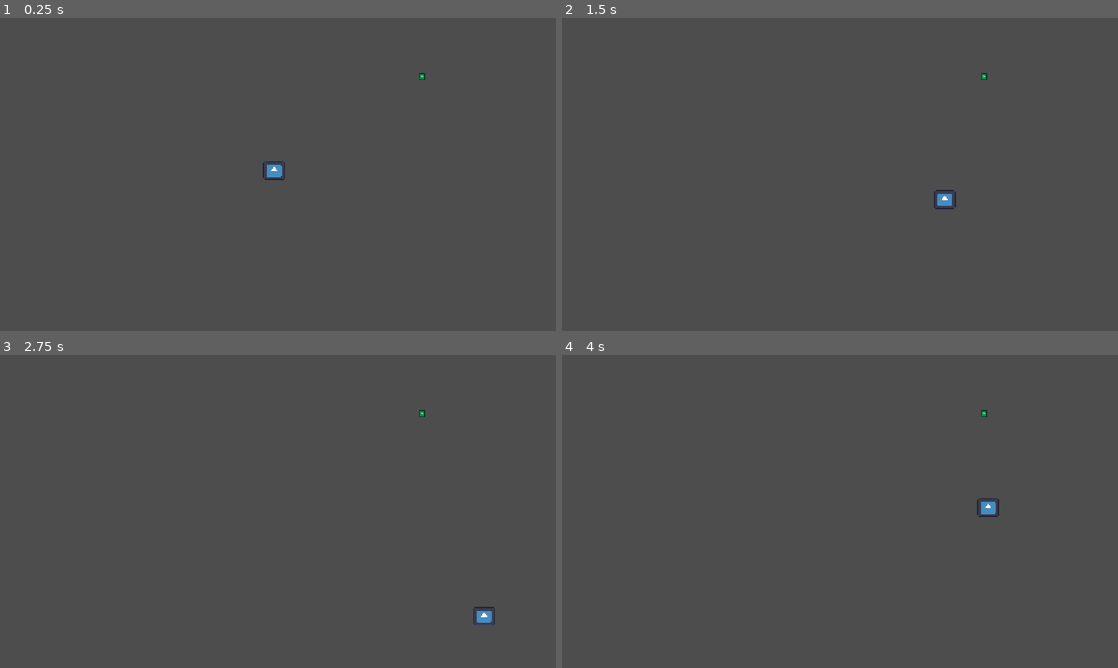
Above: before the commit, frames 1-4 (two rows, left to right).
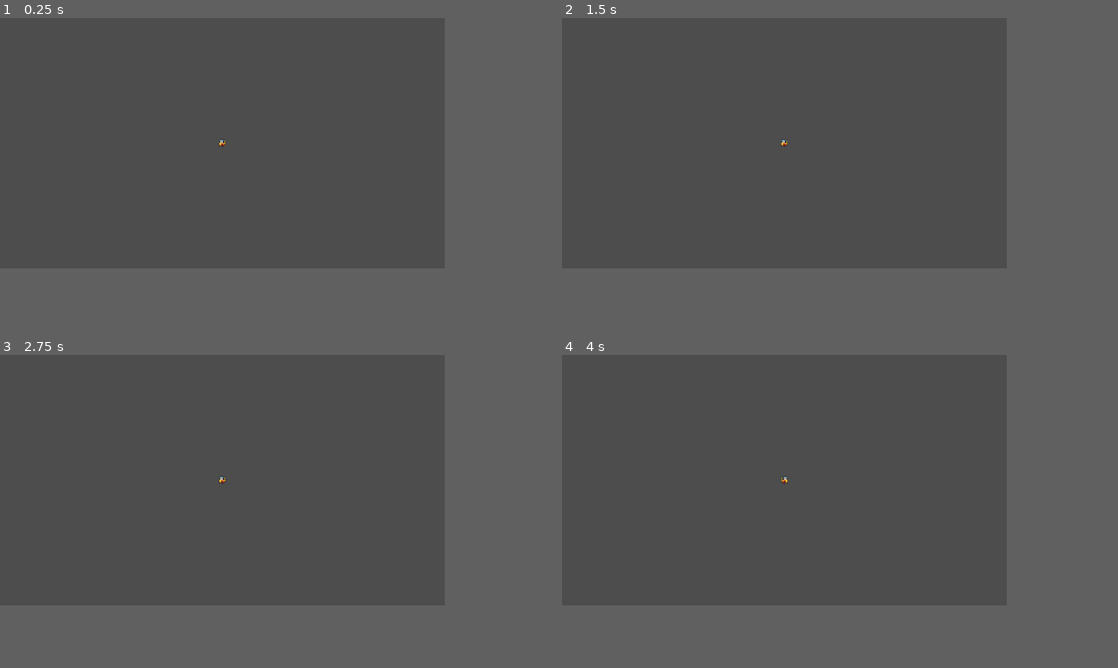
Above: after the commit, the same moments.

Repository: DevLucasOnly/DevLucasOnly-SurviveGD-Prototipo-de-Sobrevivencia-2D
Game: Godot game, scene res://scenes/world.tscn
Two runs of this game, one before a commit and one after it. Both use one fixed random seed, a clock stepped at 60 frames per second and the inputs below. The engine's default icon, where the game draws it, is replaced by a stand-in: a white triangle on a blue panel in a dark square.
Inputs:
- Up to frame 1 (0.25 s): no input
- Up to frame 2 (1.5 s): tap Enter at 0.5 s; hold D (move_right) 0.53-1.28 s; hold S (move_down) from 1.28 s (still down)
- Up to frame 3 (2.75 s): release S (move_down) at 2.03 s; hold D (move_right) from 2.03 s (still down)
- Up to frame 4 (4 s): release D (move_right) at 2.78 s; hold W (move_up) 2.78-3.53 s; hold A (move_left) from 3.53 s (still down)
In our replay, the window is 800x450 before the commit and 640x360 after it. These sizes can differ from the game's own. Grey fills any space a smaller window leaves; there, only what the larger window draws over its background counts as a difference.

The runs differ from the first frame. In frame 1, 0.2% of the frame differs, in the area x 39-77%, y 17-52%; in frame 2, 0.2%, in the area x 39-77%, y 17-62%; in frame 3, 0.2%; in frame 4, 0.2%.

Commit message:
Adicionei animação ao movimento e a camera acompanha o personagem

Diff:
--- a/project.godot
+++ b/project.godot
@@ -17,6 +17,8 @@
 
 [display]
 
+window/size/viewport_width=640
+window/size/viewport_height=360
 window/stretch/mode="canvas_items"
 window/stretch/aspect="expand"
 
--- a/scenes/Player.tscn
+++ b/scenes/Player.tscn
@@ -1,17 +1,64 @@
 [gd_scene format=3 uid="uid://k4l4cem25ra1"]
 
-[ext_resource type="Texture2D" uid="uid://c3n21xv1tocil" path="res://icon.svg" id="1_hm63v"]
 [ext_resource type="Script" uid="uid://c7m4o7cacraer" path="res://scripts/player.gd" id="1_i0ldb"]
+[ext_resource type="Texture2D" uid="uid://bab2fcpovf307" path="res://assets/Basic Asset Pack V2/Basic Humanoid II Animations/Elf Lord/ElfLord.png" id="2_v6fml"]
 
-[sub_resource type="RectangleShape2D" id="RectangleShape2D_snp6e"]
-size = Vector2(42, 36.5)
+[sub_resource type="CircleShape2D" id="CircleShape2D_mdl7e"]
+radius = 3.0
+
+[sub_resource type="Animation" id="Animation_3li8b"]
+length = 0.001
+tracks/0/type = "value"
+tracks/0/imported = false
+tracks/0/enabled = true
+tracks/0/path = NodePath("Sprite2D:frame")
+tracks/0/interp = 1
+tracks/0/loop_wrap = true
+tracks/0/keys = {
+"times": PackedFloat32Array(),
+"transitions": PackedFloat32Array(),
+"update": 1,
+"values": []
+}
+
+[sub_resource type="Animation" id="Animation_mdl7e"]
+resource_name = "walk"
+length = 0.6
+tracks/0/type = "value"
+tracks/0/imported = false
+tracks/0/enabled = true
+tracks/0/path = NodePath("Sprite2D:frame")
+tracks/0/interp = 1
+tracks/0/loop_wrap = true
+tracks/0/keys = {
+"times": PackedFloat32Array(0, 0.033333335, 0.06666667, 0.1),
+"transitions": PackedFloat32Array(1, 1, 1, 1),
+"update": 1,
+"values": [0, 1, 2, 3]
+}
+
+[sub_resource type="AnimationLibrary" id="AnimationLibrary_qu4a1"]
+_data = {
+&"RESET": SubResource("Animation_3li8b"),
+&"walk": SubResource("Animation_mdl7e")
+}
 
 [node name="Player" type="CharacterBody2D" unique_id=1449373304]
 script = ExtResource("1_i0ldb")
+speed = 150.0
 
 [node name="Sprite2D" type="Sprite2D" parent="." unique_id=691460397]
-scale = Vector2(0.3515625, 0.296875)
-texture = ExtResource("1_hm63v")
+position = Vector2(-2.3841858e-07, 0.12285149)
+scale = Vector2(0.375, 0.35964352)
+texture = ExtResource("2_v6fml")
+hframes = 4
+frame = 3
 
 [node name="CollisionShape2D" type="CollisionShape2D" parent="." unique_id=431914994]
-shape = SubResource("RectangleShape2D_snp6e")
+shape = SubResource("CircleShape2D_mdl7e")
+
+[node name="AnimationPlayer" type="AnimationPlayer" parent="." unique_id=73426016]
+libraries/ = SubResource("AnimationLibrary_qu4a1")
+
+[node name="Camera2D" type="Camera2D" parent="." unique_id=2015322001]
+zoom = Vector2(2, 2)
--- a/scripts/player.gd
+++ b/scripts/player.gd
@@ -4,19 +4,28 @@
 @export var humanidade: float = 100.0
 @export var taxa_decaimento: float = 5.0
 
+@onready var anim: AnimationPlayer = $AnimationPlayer
+@onready var sprite: Sprite2D = $Sprite2D
+
 func _physics_process(delta: float) -> void:
-	# 1. Verifica estado vital
 	if humanidade > 0.0:
-		# 2. Aplica o decaimento contínuo baseado no tempo (delta)
 		humanidade -= taxa_decaimento * delta
 
-		# 3. Trava o movimento imediatamente se zerar
 		if humanidade <= 0.0:
 			humanidade = 0.0
-			print("Humanidade esgotada. Movimento bloqueado.")
+			anim.play("idle")
 			return
 
-		# 4. Cálculo vetorial normalizado (executado apenas se humanidade > 0)
 		var input_direction = Input.get_vector("move_left", "move_right", "move_up", "move_down")
 		velocity = input_direction * speed
+
+		# Controle de Animação
+		if velocity != Vector2.ZERO:
+			anim.play("walk")
+			# Inverte o sprite horizontalmente se estiver indo para a esquerda
+			if velocity.x != 0:
+				sprite.flip_h = velocity.x < 0
+		else:
+			anim.play("idle")
+
 		move_and_slide()
Binary file removed: assets/Basic Asset Pack V2/Basic Humanoid II Animations/Adventurous Adolescent/AdventurousAdolescent.aseprite
Binary file removed: assets/Basic Asset Pack V2/Basic Humanoid II Animations/Adventurous Adolescent/AdventurousAdolescent.gif
Binary file removed: assets/Basic Asset Pack V2/Basic Humanoid II Animations/Adventurous Adolescent/AdventurousAdolescent.png
Binary file removed: assets/Basic Asset Pack V2/Basic Humanoid II Animations/Boisterous Youth/BoisterousYouth.aseprite
Binary file removed: assets/Basic Asset Pack V2/Basic Humanoid II Animations/Boisterous Youth/BoisterousYouth.gif
Binary file removed: assets/Basic Asset Pack V2/Basic Humanoid II Animations/Boisterous Youth/BoisterousYouth.png
Binary file removed: assets/Basic Asset Pack V2/Basic Humanoid II Animations/Elf Bladedancer/ElfBladedancer.aseprite
Binary file removed: assets/Basic Asset Pack V2/Basic Humanoid II Animations/Elf Bladedancer/ElfBladedancer.gif
Binary file removed: assets/Basic Asset Pack V2/Basic Humanoid II Animations/Elf Bladedancer/ElfBladedancer.png
Binary file removed: assets/Basic Asset Pack V2/Basic Humanoid II Animations/Elf Enchanter/ElfEnchanter.aseprite
Binary file removed: assets/Basic Asset Pack V2/Basic Humanoid II Animations/Elf Enchanter/ElfEnchanter.gif
Binary file removed: assets/Basic Asset Pack V2/Basic Humanoid II Animations/Elf Enchanter/ElfEnchanter.png
(and 34 more such lines)
